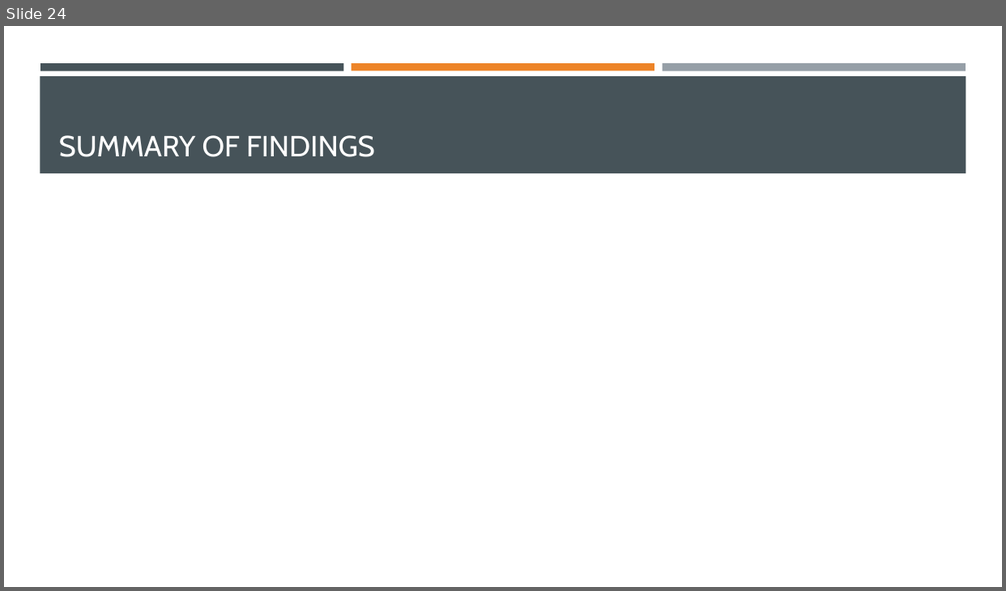
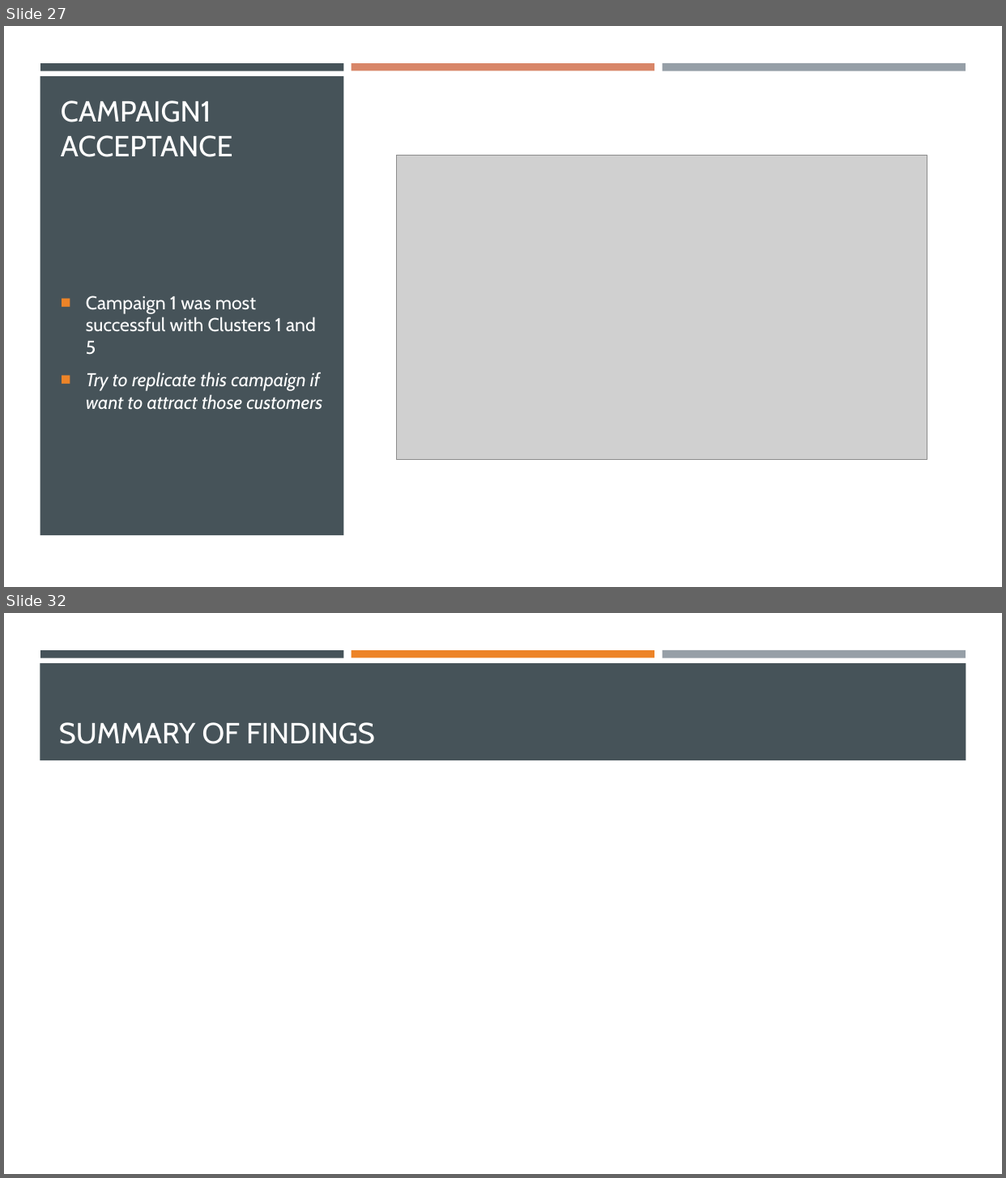
Before and after one commit to dapopov-st/store-customer-segmentation, a slide deck: Customer-Segmentation-Presentation.pptx. Shown one above the other, each under a label of ours: slide 24 before the commit, slides 27 and 32 after it; the slides between them are not shown. The pictures are 1006x591 and 1006x1178 pixels, drawn with LibreOffice and Linux fonts; fonts in the diff are those of the drawing; grey boxes stand for pictures. Boxes give left, top, right and bottom in pixels: in the first picture for what was removed or moved away, otherwise in the second. Text is boxed around its words. In the diff, an @@ line names an element or a change of style, - is before the commit and + after.

```diff
--- a/Customer-Segmentation-Presentation.pptx
+++ b/Customer-Segmentation-Presentation.pptx
@@ slide 27 added at (4,26,1002,587), background #FFFFFF; not listed: 3 template elements that a slide beside it also shows @@
@@ rectangle added at (351,63,654,71), fill #D88668 @@
@@ rectangle added at (4,76,1002,587), fill #FFFFFF @@
@@ rectangle added at (40,76,343,535), fill #465359 @@
@@ title added at (61,101,232,157), 28 pt, text #FFFFFF @@
+CAMPAIGN1 ACCEPTANCE
@@ picture added at (396,156,928,459) @@
@@ text added at (86,296,322,410), 18 pt, text #FFFFFF, italic @@
+■ Campaign 1 was most successful with Clusters 1 and 5
+■ Try to replicate this campaign if want to attract those customers
@@ what was slide 24 is now slide 32 @@
```
Also in this commit, not shown: 19 other slides added, 10 slides removed, 2 other files.
